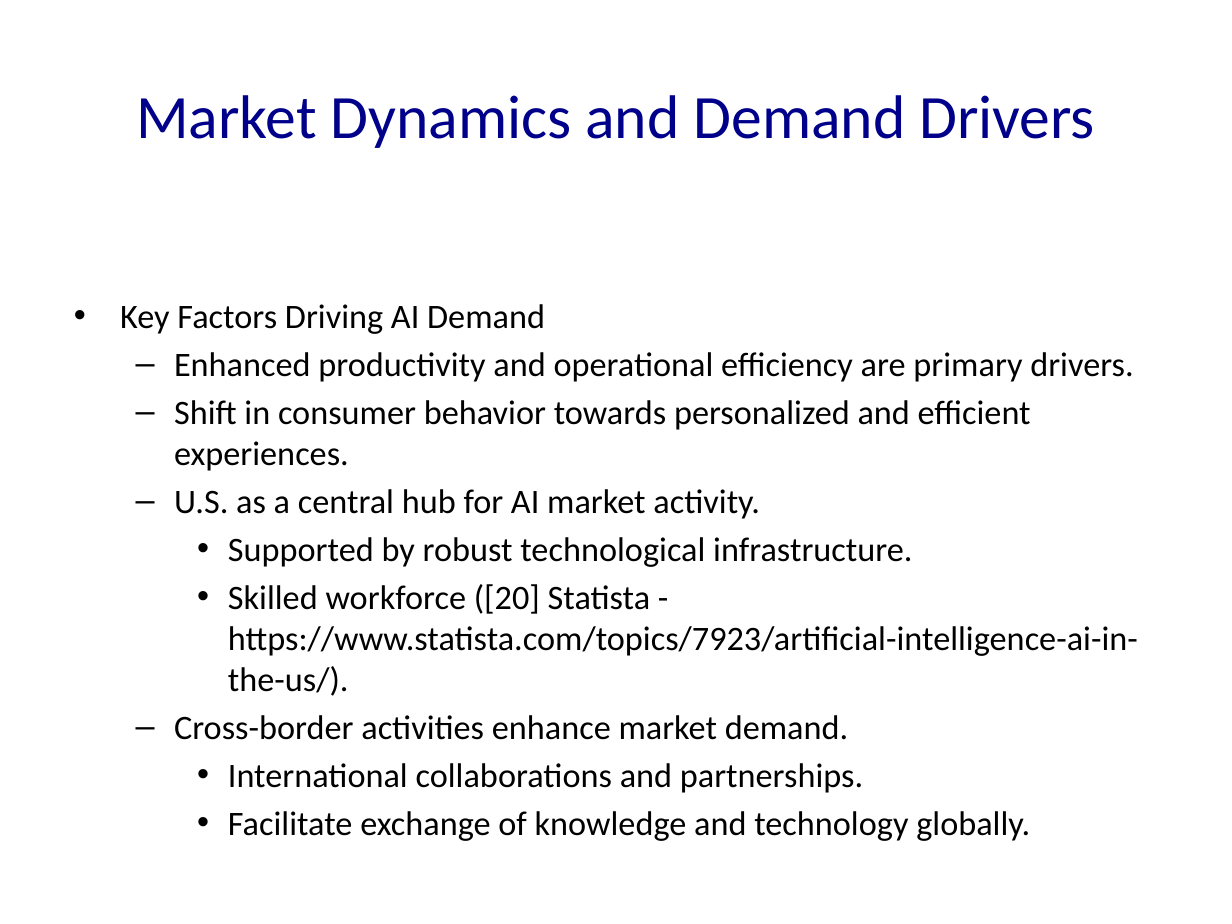
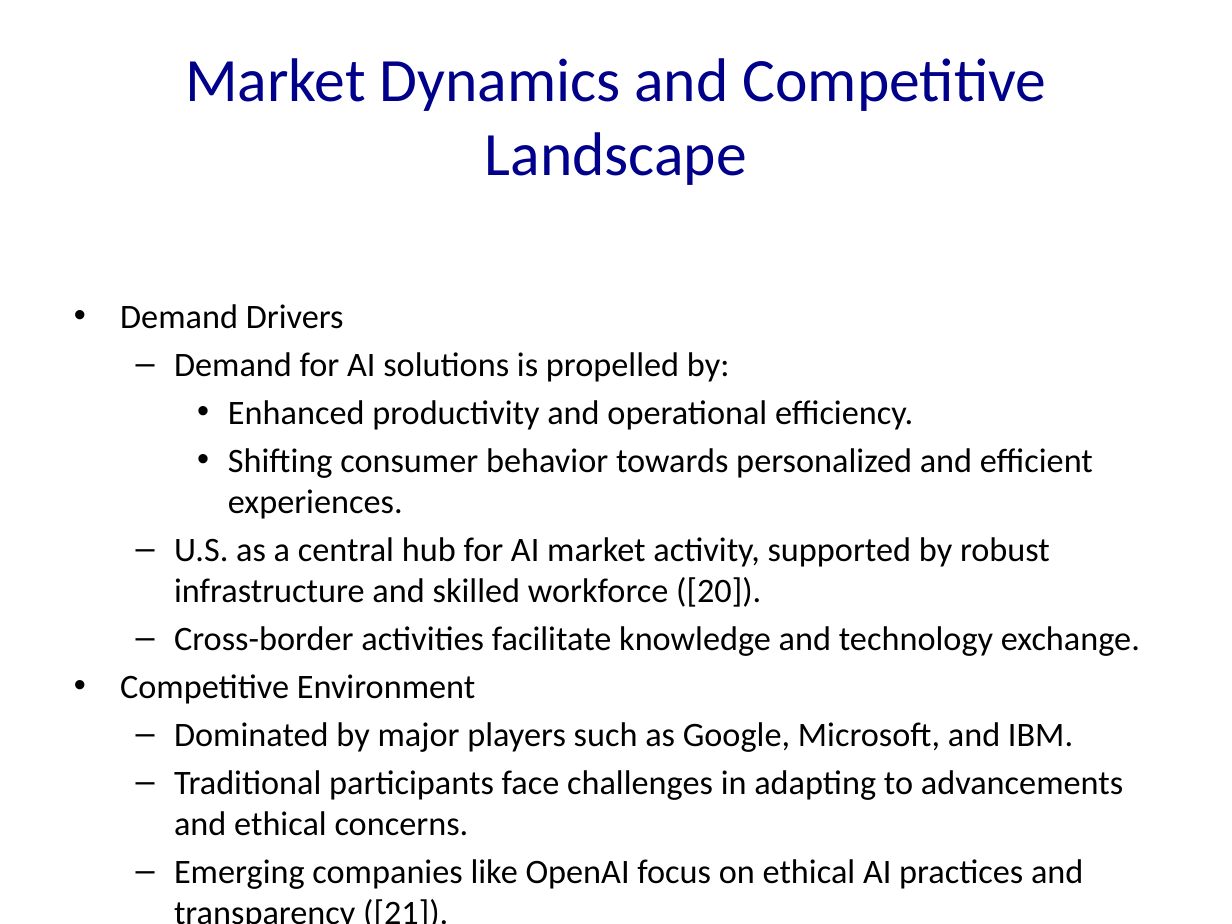
Before and after one commit to Frank-Gu-81/slides_autogeneration, a slide deck: slide 18 of Neuron_Solutions_Presentation.pptx (slide 57 before the commit). Drawn at 1232x924 pixels with LibreOffice and Linux fonts; fonts in the diff are those of the drawing. Boxes give left, top, right and bottom in pixels: in the first picture for what was removed or moved away, otherwise in the second. Text is boxed around its words. In the diff, an @@ line names an element or a change of style, - is before the commit and + after.

```diff
--- a/Neuron_Solutions_Presentation.pptx
+++ b/Neuron_Solutions_Presentation.pptx
@@ title at (185,58,1047,185): text changed @@
-Market Dynamics and Demand Drivers
+Market Dynamics and Competitive Landscape
@@ text at (120,304,1140,889): text changed @@
-• Key Factors Driving AI Demand
-  – Enhanced productivity and operational efficiency are primary drivers.
-  – Shift in consumer behavior towards personalized and efficient experiences.
-  – U.S. as a central hub for AI market activity.
-    • Supported by robust technological infrastructure.
-    • Skilled workforce ([20] Statista - https://www.statista.com/topics/7923/artificial-intelligence-ai-in-the-us/).
-  – Cross-border activities enhance market demand.
-    • International collaborations and partnerships.
-    • Facilitate exchange of knowledge and technology globally.
+• Demand Drivers
+  – Demand for AI solutions is propelled by:
+    • Enhanced productivity and operational efficiency.
+    • Shifting consumer behavior towards personalized and efficient experiences.
+  – U.S. as a central hub for AI market activity, supported by robust infrastructure and skilled workforce ([20]).
+  – Cross-border activities facilitate knowledge and technology exchange.
+• Competitive Environment
+  – Dominated by major players such as Google, Microsoft, and IBM.
+  – Traditional participants face challenges in adapting to advancements and ethical concerns.
+  – Emerging companies like OpenAI focus on ethical AI practices and transparency ([21]).
```
Also in this commit, not shown: 37 other slides changed, 1 slide added, 81 slides removed, 12 other files.
